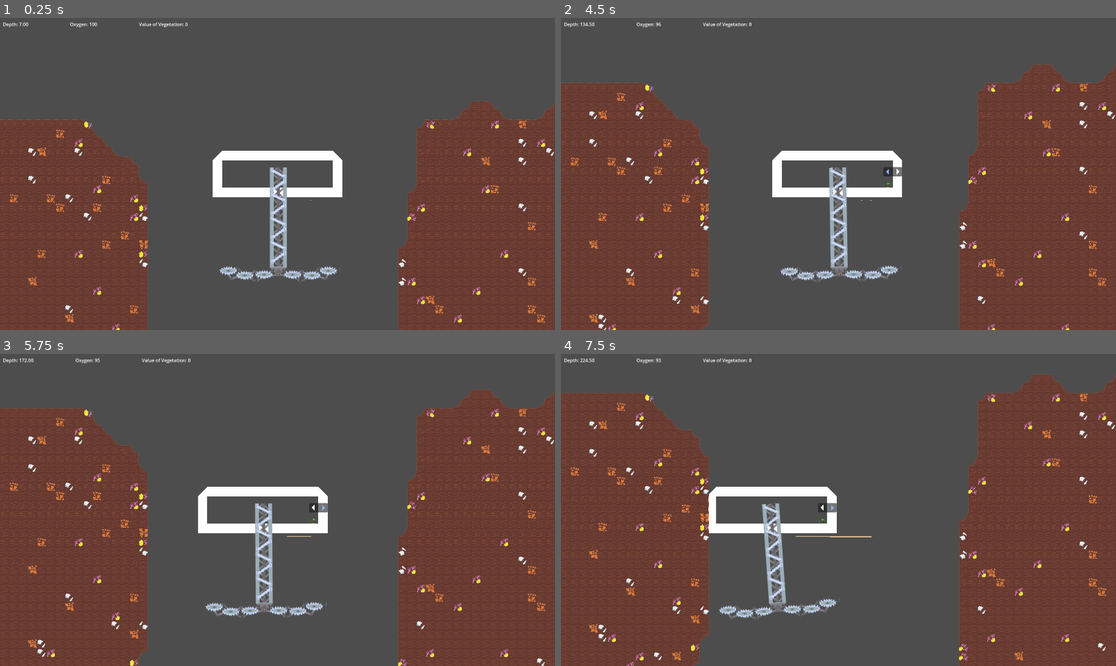
Above: before the commit, frames 1-4 (two rows, left to right).
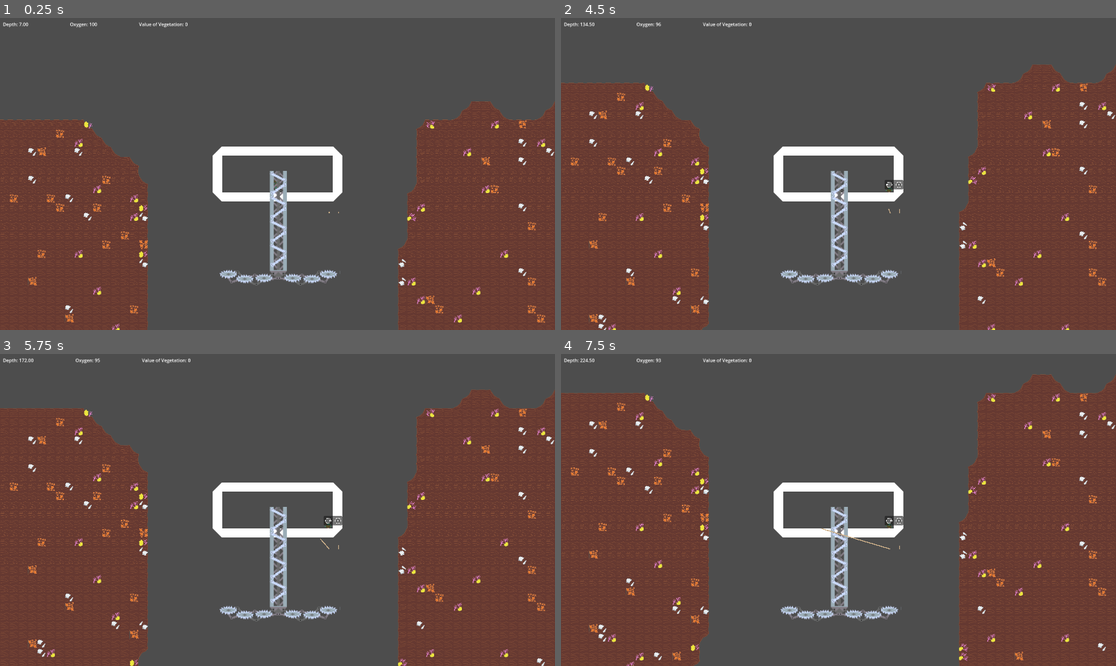
Above: after the commit, the same moments.

Repository: DSurguy/spring-2024-2d-jam
Game: Godot game, scene res://scenes/GameScene/GameScene.tscn
The game is run twice, just before and just after one commit, with the same random seed, the same clock (stepped at 60 frames per second) and the same inputs. This scene is started directly instead of the project's main scene. Sound files missing from this copy of the repository are replaced by a short silence.
Inputs (mouse positions are in pixels of both pictures, inside the frame that each line leads up to):
- Up to frame 1 (0.25 s): no input
- Up to frame 2 (4.5 s): tap Enter (ui_accept) at 0.5, 0.77, 1.52, 3.02, 3.77 s; move the mouse to (960, 158) at 0.52 s; hold D (move_right) 0.53-2.03 s; click (960, 158) at 0.6 s; move the mouse to (727, 189) at 1.27 s; tap Down (aim_down) at 1.35 s; click (727, 189) at 1.55 s; move the mouse to (894, 105) at 2.02 s; hold A (move_left) 2.03-2.78 s; tap Left (aim_left) at 2.1 s; click (894, 105) at 2.3 s; move the mouse to (810, 236) at 2.77 s; hold D (move_right) 2.78-4.28 s; tap Right (aim_right) at 2.85 s; click (810, 236) at 3.05 s; move the mouse to (1005, 220) at 3.52 s; tap Up (aim_up) at 3.6 s; click (1005, 220) at 3.8 s; move the mouse to (672, 127) at 4.27 s; hold A (move_left) from 4.28 s (still down); tap E (interact) at 4.35 s
- Up to frame 3 (5.75 s): tap Enter (ui_accept) at 4.52 s; click (111, 463) at 4.55 s; move the mouse to (305, 510) at 5.02 s; release A (move_left) at 5.03 s; hold D (move_right) from 5.03 s (still down); click (305, 510) at 5.1 s
- Up to frame 4 (7.5 s): move the mouse to (755, 432) at 5.77 s; release D (move_right) at 5.78 s; hold A (move_left) 5.78-7.28 s; tap Mouse wheel down (zoom_down) at 5.85 s; tap Enter (ui_accept) at 6.02, 6.77 s; click (755, 432) at 6.05 s; move the mouse to (960, 494) at 6.52 s; tap Mouse wheel up (zoom_up) at 6.6 s; click (960, 494) at 6.8 s; move the mouse to (727, 525) at 7.27 s; hold D (move_right) from 7.28 s (still down); click (727, 525) at 7.35 s

The runs differ from the first frame. In frame 1, 2.4% of the frame differs, in the area x 38-62%, y 41-86%; in frame 2, 2.8%; in frame 3, 4.2%; in frame 4, 5.1%, in the area x 26-62%, y 41-86%.

Commit message:
sub collider almost working

Diff:
--- a/scenes/GameScene/Player.gd
+++ b/scenes/GameScene/Player.gd
@@ -66,6 +66,7 @@
 		animation_player.speed_scale = 1
 		if is_grounded:
 			if using_station :
+				animation_player.speed_scale = 0.8
 				animation_player.play("interact")
 				footsteps.stop()
 			elif directional_input != 0 && !is_on_wall():
--- a/scenes/GameScene/Stations/Helm.gd
+++ b/scenes/GameScene/Stations/Helm.gd
@@ -3,25 +3,26 @@
 var station : Node2D
 var ui : HelmUI
 
-var sub_acceleration = 8
-var sub_velocity_loss = 0.96
-var velocity : float
 @onready var engine_audio: SubEngine = $Engine
 @onready var button_audio: ButtonAudio = $ButtonAudio
+@onready var sub : Submarine
 
 # Called when the node enters the scene tree for the first time.
 func _ready():
 	station = get_node("Station")
 	ui = get_node("HelmUI")
+	sub = get_parent().get_parent()
 
 # Called every frame. 'delta' is the elapsed time since the previous frame.
 func _process(delta):
 	if station.active:
 		if Input.is_action_just_pressed("move_left") or Input.is_action_just_pressed("move_right"):
 			button_audio.play()
+
 		var direction = Input.get_axis("move_left", "move_right")
+		sub.directionX = direction
+
 		if direction:
-			velocity += direction * sub_acceleration
 			engine_audio.start()
 			if direction > 0:
 				ui.set_status(ui.HELM_STATUS.RIGHT)
@@ -31,15 +32,13 @@
 			engine_audio.stop()
 			ui.set_status(ui.HELM_STATUS.NONE)
 
-	station.submarine.position.x += velocity * delta
-	velocity *= sub_velocity_loss
-
 func activate():
 	print("helm activated")
 	ui.visible = true
 
 func deactivate():
 	print("helm deactivated")
+	sub.directionX = 0
 	engine_audio.stop()
 	ui.visible = false
 
--- a/scenes/GameScene/Stations/Station.gd
+++ b/scenes/GameScene/Stations/Station.gd
@@ -8,7 +8,7 @@
 func _ready():
 	submarine = get_parent().get_parent().get_parent()
 	if submarine.name != "Submarine":
-		printerr("Submarine not found for station: " + name)
+		print("Submarine not found for station: " + name)
 
 # Called every frame. 'delta' is the elapsed time since the previous frame.
 func _process(delta):
--- a/scenes/GameScene/Submarine.gd
+++ b/scenes/GameScene/Submarine.gd
@@ -6,7 +6,7 @@
 @onready var music: Music = $Music
 @onready var button_audio: ButtonAudio = $ButtonAudio
 @onready var ascent_audio: AscentAudio = $AscentAudio
-@onready var hull = $Hull
+@onready var hull : StaticBody2D = $Hull_Collider
 @onready var oxygen: Oxygen = $Oxygen
 @onready var player: Goblin = $Player
 @onready var death_timer: Timer = $DeathRestartTimer
@@ -18,29 +18,54 @@
 var descent_speed = 30
 var ascent_speed = -30
 
+var velocity : Vector2
+var sub_speedX : float = 200
+var bonk_timer = Timer.new()
+var bonk_move : Vector2
+
+@export var directionX : float = 0
+
 # Called when the node enters the scene tree for the first time.
 func _ready():
-	hull_collider = hull.get_child(0) #DONT MOVE THE COLLIDER NODE ORDER
 	music.play_descent()
 	oxygen.max_oxygen = GameState.max_oxygen
 	print("Set max oxygen from GameState")
 	oxygen.reset()
 	oxygen.start_depleting()
+	bonk_timer.one_shot = true
+	add_child(bonk_timer)
 
 # Called every frame. 'delta' is the elapsed time since the previous frame.
 func _process(delta):
 
+	if bonk_timer.is_stopped():
+		velocity.x = lerp(velocity.x, sub_speedX * directionX, 0.01)
+	else : velocity.x = lerp(velocity.x, 0.0, 0.005)
+
 	if descending:
-		position.y += descent_speed * delta
+		velocity.y = descent_speed
 
 	if ascending:
-		position.y += ascent_speed * delta
+		velocity.y = ascent_speed
+
+	var final_move = velocity * delta
+	if !hull.test_move(transform, final_move):
+		position += final_move
+		bonk_move = Vector2.ZERO
+		velocity.y = 0
+	elif bonk_timer.is_stopped():
+		bonk_timer.start(0.5)
+		velocity.x *= -0.5
+		bonk_move.x = abs(final_move.x) * sub_speedX
+		bonk_move.y = 0
+	else :
+		bonk_timer.start(0.5)
+		position.x += bonk_move.x
+
 
 	var camera = get_parent().get_node("Camera2D")
 	camera.position.y = position.y
 
-	# only use if using debug drawing
-	#queue_redraw()
 func current_oxygen():
 	return oxygen.current_oxygen
 
--- a/scenes/GameScene/hull.tscn
+++ b/scenes/GameScene/hull.tscn
@@ -1,19 +1,26 @@
-[gd_scene load_steps=2 format=3 uid="uid://dav5fb6cl8r26"]
+[gd_scene load_steps=3 format=3 uid="uid://o1a2g3k6pytn"]
 
-[ext_resource type="TileSet" uid="uid://ciihfnunuysab" path="res://assets/resources/hull_temp_tilemap.tres" id="1_f3ggc"]
+[sub_resource type="RectangleShape2D" id="RectangleShape2D_ktvnl"]
+size = Vector2(383.5, 32)
 
-[node name="Hull" type="Node2D"]
+[sub_resource type="ConvexPolygonShape2D" id="ConvexPolygonShape2D_iim23"]
+points = PackedVector2Array(192, 96, 224, 64, 224, -64, 192, -96)
 
-[node name="Hull_Collider" type="StaticBody2D" parent="."]
-collision_layer = 3
-collision_mask = 3
+[node name="Hull" type="StaticBody2D"]
+collision_layer = 138
+collision_mask = 128
 
-[node name="CollisionPolygon2D" type="CollisionPolygon2D" parent="Hull_Collider"]
-polygon = PackedVector2Array(224, 80, 224, -48, 192, -80, 192, 48, -192, 48, -192, -80, -224, -48, -224, 80)
+[node name="CollisionShape2D" type="CollisionShape2D" parent="."]
+position = Vector2(0, -80)
+shape = SubResource("RectangleShape2D_ktvnl")
 
-[node name="TileMap (collision disabled)" type="TileMap" parent="."]
-position = Vector2(0, -16)
-tile_set = ExtResource("1_f3ggc")
-rendering_quadrant_size = 32
-format = 2
-layer_0/tile_data = PackedInt32Array(131078, 65536, 1, 65542, 131072, 1, 6, 131072, 1, -65530, 131072, 1, -131066, 131072, 0, 131077, 65536, 2, -131067, 65536, 0, 131076, 65536, 2, -131068, 65536, 0, 131075, 65536, 2, -131069, 65536, 0, 131074, 65536, 2, -131070, 65536, 0, 131073, 65536, 2, -131071, 65536, 0, 131072, 65536, 2, -131072, 65536, 0, 196607, 65536, 2, -65537, 65536, 0, 196606, 65536, 2, -65538, 65536, 0, 196605, 65536, 2, -65539, 65536, 0, 196604, 65536, 2, -65540, 65536, 0, 196603, 65536, 2, -65541, 65536, 0, 196602, 65536, 2, -65542, 65536, 0, 196601, 65536, 1, 131065, 0, 1, 65529, 0, 1, -7, 0, 1, -65543, 0, 0)
+[node name="CollisionShape2D2" type="CollisionShape2D" parent="."]
+position = Vector2(0, 80)
+shape = SubResource("RectangleShape2D_ktvnl")
+
+[node name="CollisionShape2D3" type="CollisionShape2D" parent="."]
+shape = SubResource("ConvexPolygonShape2D_iim23")
+
+[node name="CollisionShape2D4" type="CollisionShape2D" parent="."]
+scale = Vector2(-1, -1)
+shape = SubResource("ConvexPolygonShape2D_iim23")
--- a/scenes/GameScene/submarine.tscn
+++ b/scenes/GameScene/submarine.tscn
@@ -1,8 +1,9 @@
-[gd_scene load_steps=12 format=3 uid="uid://d3vhcxq5yx7k"]
+[gd_scene load_steps=14 format=3 uid="uid://d3vhcxq5yx7k"]
 
 [ext_resource type="Script" path="res://scenes/GameScene/Submarine.gd" id="1_0ojk1"]
 [ext_resource type="PackedScene" uid="uid://bvg3k0vq6qxxn" path="res://scenes/GameScene/player.tscn" id="2_7br66"]
-[ext_resource type="PackedScene" uid="uid://dav5fb6cl8r26" path="res://scenes/GameScene/hull.tscn" id="3_63n1p"]
+[ext_resource type="PackedScene" uid="uid://o1a2g3k6pytn" path="res://scenes/GameScene/hull.tscn" id="3_jwyqe"]
+[ext_resource type="TileSet" uid="uid://ciihfnunuysab" path="res://assets/resources/hull_temp_tilemap.tres" id="3_xjmhw"]
 [ext_resource type="PackedScene" uid="uid://cx532280ahds" path="res://scenes/GameScene/Stations/helm.tscn" id="4_j4e8l"]
 [ext_resource type="PackedScene" path="res://scenes/Audio/Music.tscn" id="4_yekdg"]
 [ext_resource type="PackedScene" uid="uid://dk2uw3lvlbwaq" path="res://scenes/GameScene/Stations/ascend.tscn" id="5_qpvru"]
@@ -17,21 +18,31 @@
 
 [node name="Player" parent="." instance=ExtResource("2_7br66")]
 
-[node name="Hull" parent="." instance=ExtResource("3_63n1p")]
+[node name="Sprite" type="TileMap" parent="."]
+tile_set = ExtResource("3_xjmhw")
+rendering_quadrant_size = 32
+format = 2
+layer_0/tile_data = PackedInt32Array(196602, 65536, 1, 196603, 65536, 1, 196604, 65536, 1, 196605, 65536, 1, 196606, 65536, 1, 196607, 65536, 1, 131072, 65536, 1, 131073, 65536, 1, 131074, 65536, 1, 131075, 65536, 1, 131076, 65536, 1, 131077, 65536, 1, 65542, 65536, 1, 6, 65536, 1, -65530, 65536, 1, -131066, 65536, 1, -196603, 65536, 1, -196604, 65536, 1, -196605, 65536, 1, -196606, 65536, 1, -196607, 65536, 1, -196608, 65536, 1, -131073, 65536, 1, -131074, 65536, 1, -131075, 65536, 1, -131076, 65536, 1, -131077, 65536, 1, -131078, 65536, 1, -65543, 65536, 1, -7, 65536, 1, 65529, 65536, 1, 131065, 65536, 1, -196602, 131072, 0, -131079, 0, 0, 196601, 0, 2, 131078, 131072, 2)
+
+[node name="Hull_Collider" parent="." instance=ExtResource("3_jwyqe")]
 
 [node name="ButtonAudio" parent="." instance=ExtResource("5_ystk1")]
 
 [node name="Oxygen" parent="." instance=ExtResource("6_lobel")]
 
 [node name="Stations" type="Node2D" parent="."]
+position = Vector2(0, 12)
 
 [node name="Helm" parent="Stations" instance=ExtResource("4_j4e8l")]
+position = Vector2(161, 32)
 
 [node name="Ascend" parent="Stations" instance=ExtResource("5_qpvru")]
+position = Vector2(-156, 32)
 
 [node name="Scythe" parent="Stations" instance=ExtResource("6_8gp6i")]
 
 [node name="Trawl" parent="Stations" instance=ExtResource("10_7jlvt")]
+position = Vector2(96, 32)
 
 [node name="AscentAudio" parent="." instance=ExtResource("8_80dgj")]
 
